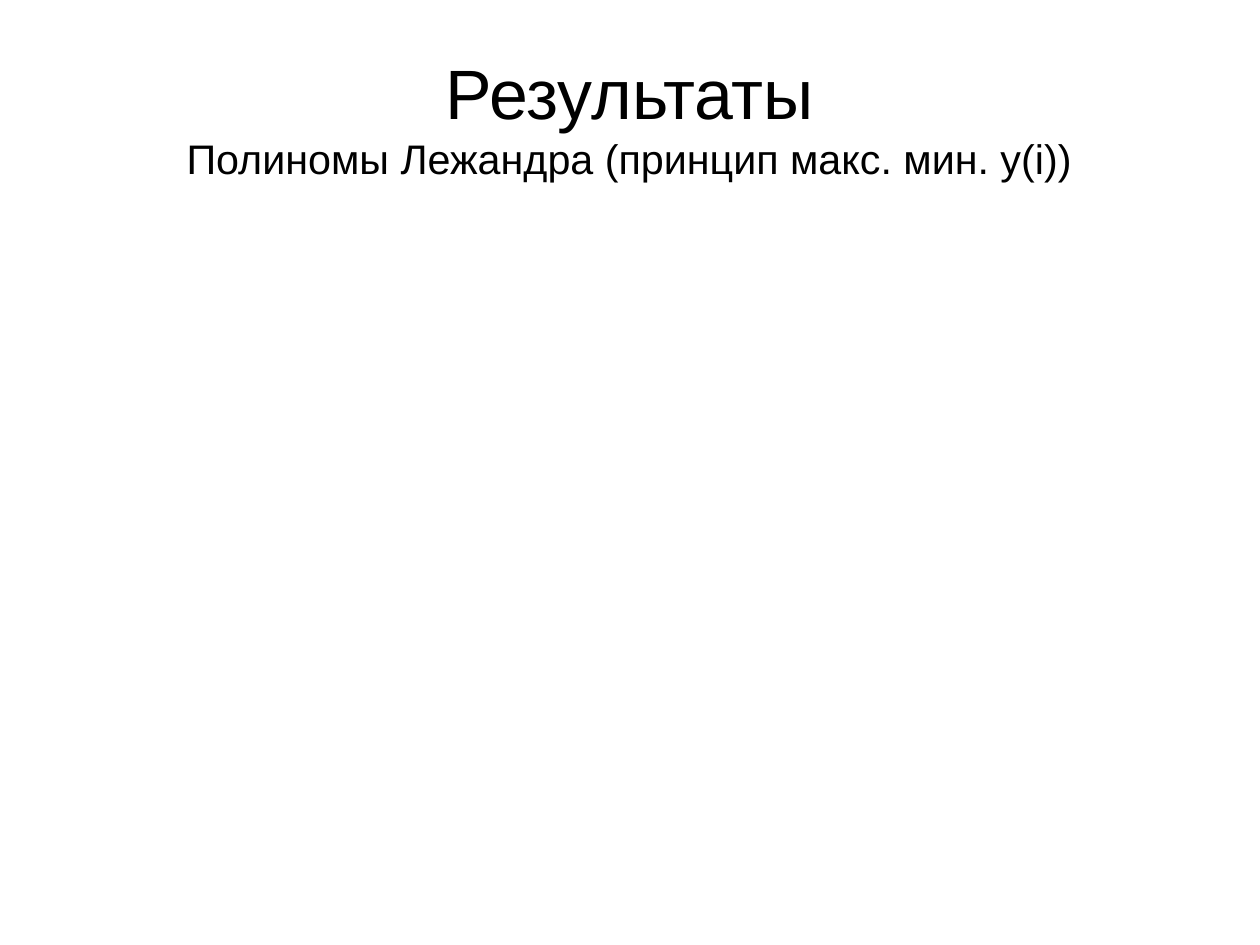
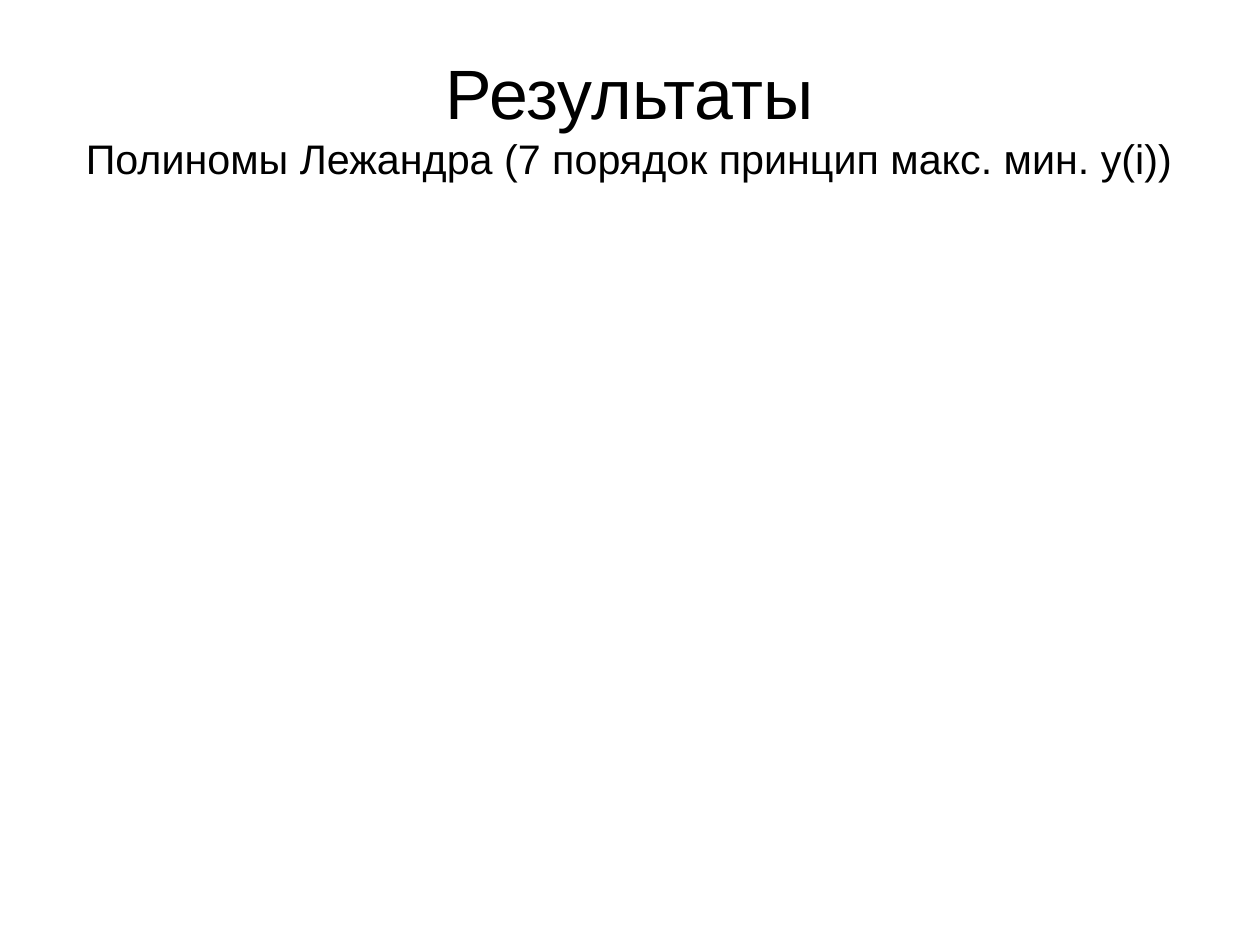
Before and after one commit to raptor3/OSA_lab_2, a slide deck: slide 11 of files/AvaTruFed.odp. Drawn at 1260x945 pixels with LibreOffice and Linux fonts; fonts in the diff are those of the drawing; background and template pictures are left out. Boxes give left, top, right and bottom in pixels: in the first picture for what was removed or moved away, otherwise in the second. Text is boxed around its words. In the diff, an @@ line names an element or a change of style, - is before the commit and + after.

```diff
--- a/files/AvaTruFed.odp
+++ b/files/AvaTruFed.odp
@@ title at [86,71,1172,183]: text changed @@
-Результаты
-Полиномы Лежандра (принцип макс. мин. y(i))
+Результаты
+Полиномы Лежандра (7 порядок принцип макс. мин. y(i))
```
Also in this commit, not shown: 1 other slide changed, 10 slides added, 13 slides removed, 12 other files.
